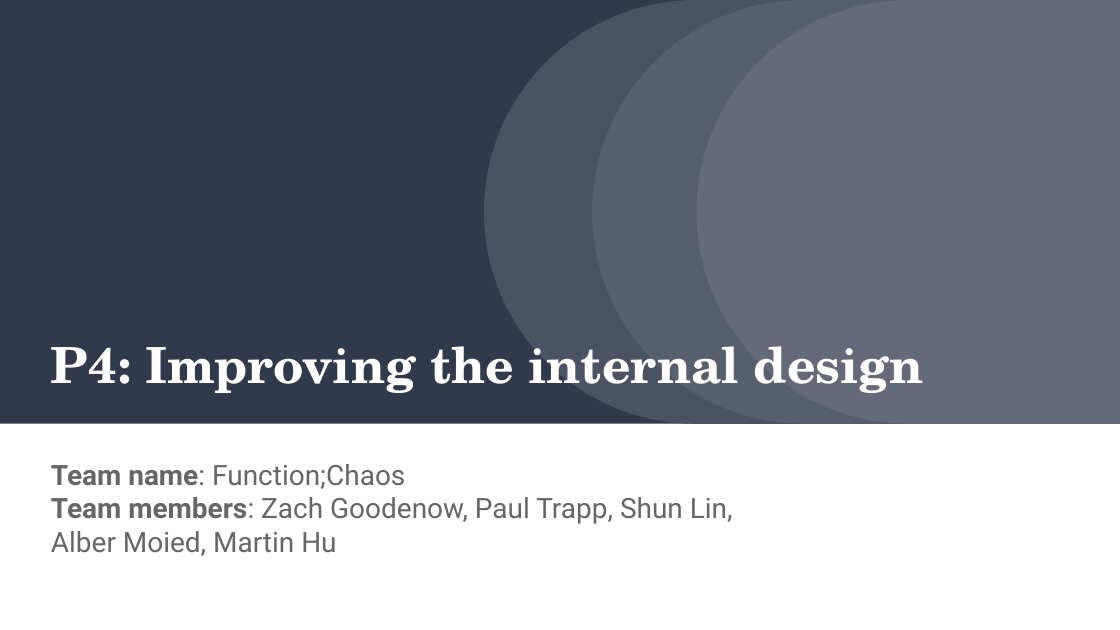
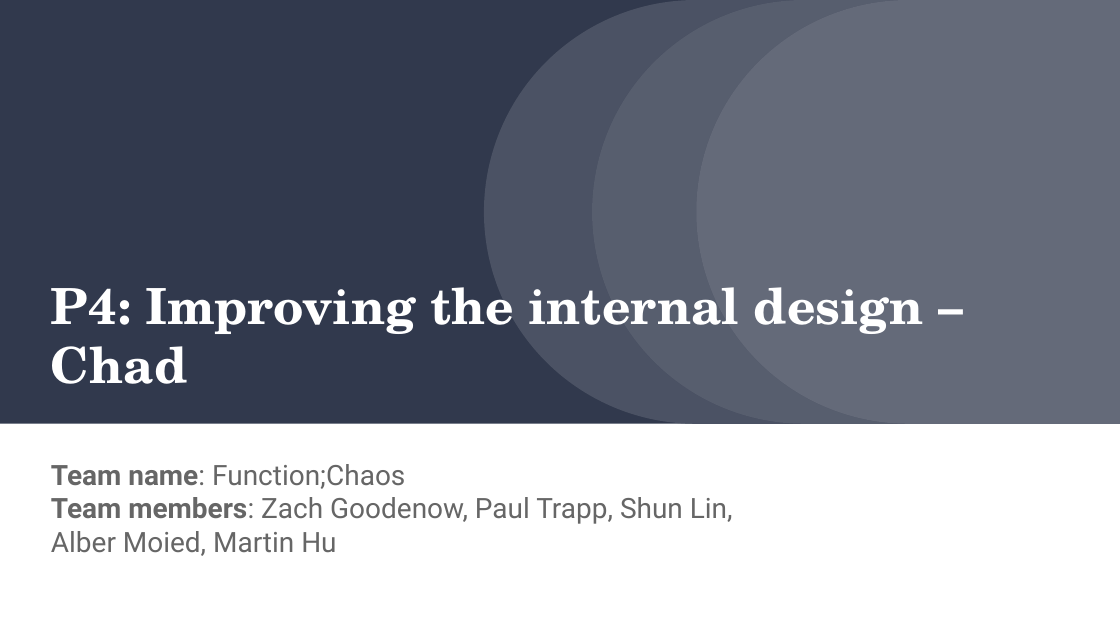
Before and after one commit to zachgood/cs414-f17-301-Function-Chaos, a slide deck: slide 1 of P4_ Improving the internal design.pptx. Drawn at 1120x630 pixels with LibreOffice and Linux fonts; fonts in the diff are those of the drawing. Boxes give left, top, right and bottom in pixels: in the first picture for what was removed or moved away, otherwise in the second. Text is boxed around its words. In the diff, an @@ line names an element or a change of style, - is before the commit and + after.

```diff
--- a/P4_ Improving the internal design.pptx
+++ b/P4_ Improving the internal design.pptx
@@ title at (x1=51, y1=287, x2=924, y2=384): text changed @@
-P4: Improving the internal design
+P4: Improving the internal design – Chad
```
Also in this commit, not shown: 4 other slides changed, 4 slides added, 1 slide removed.
